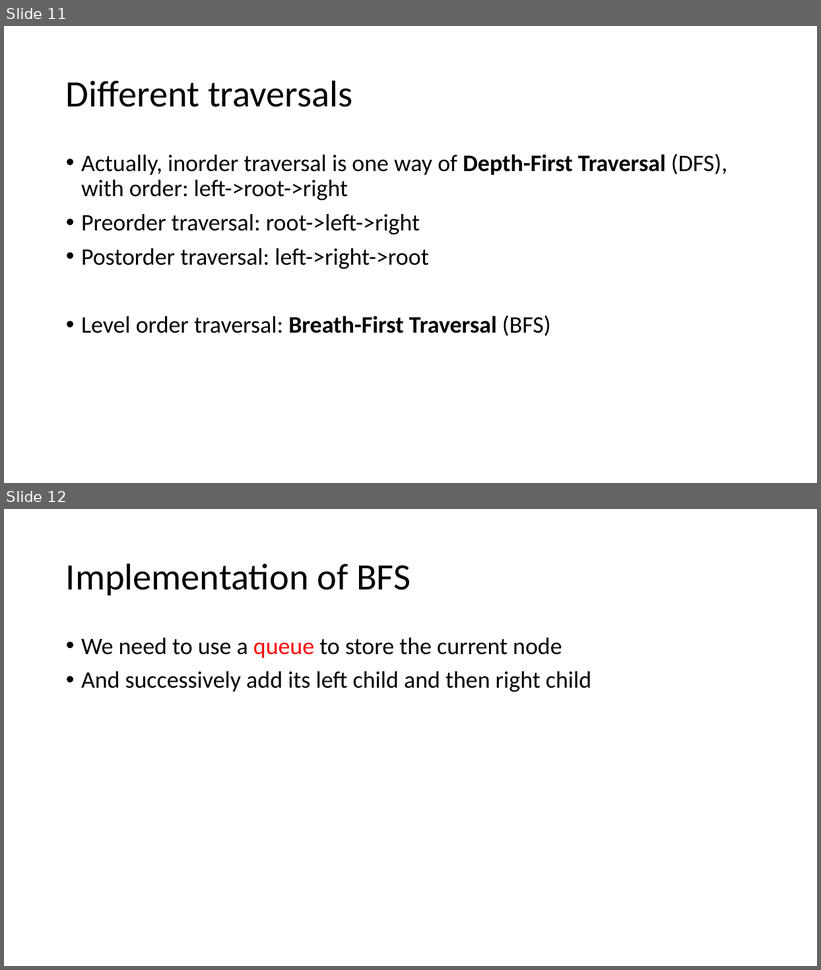
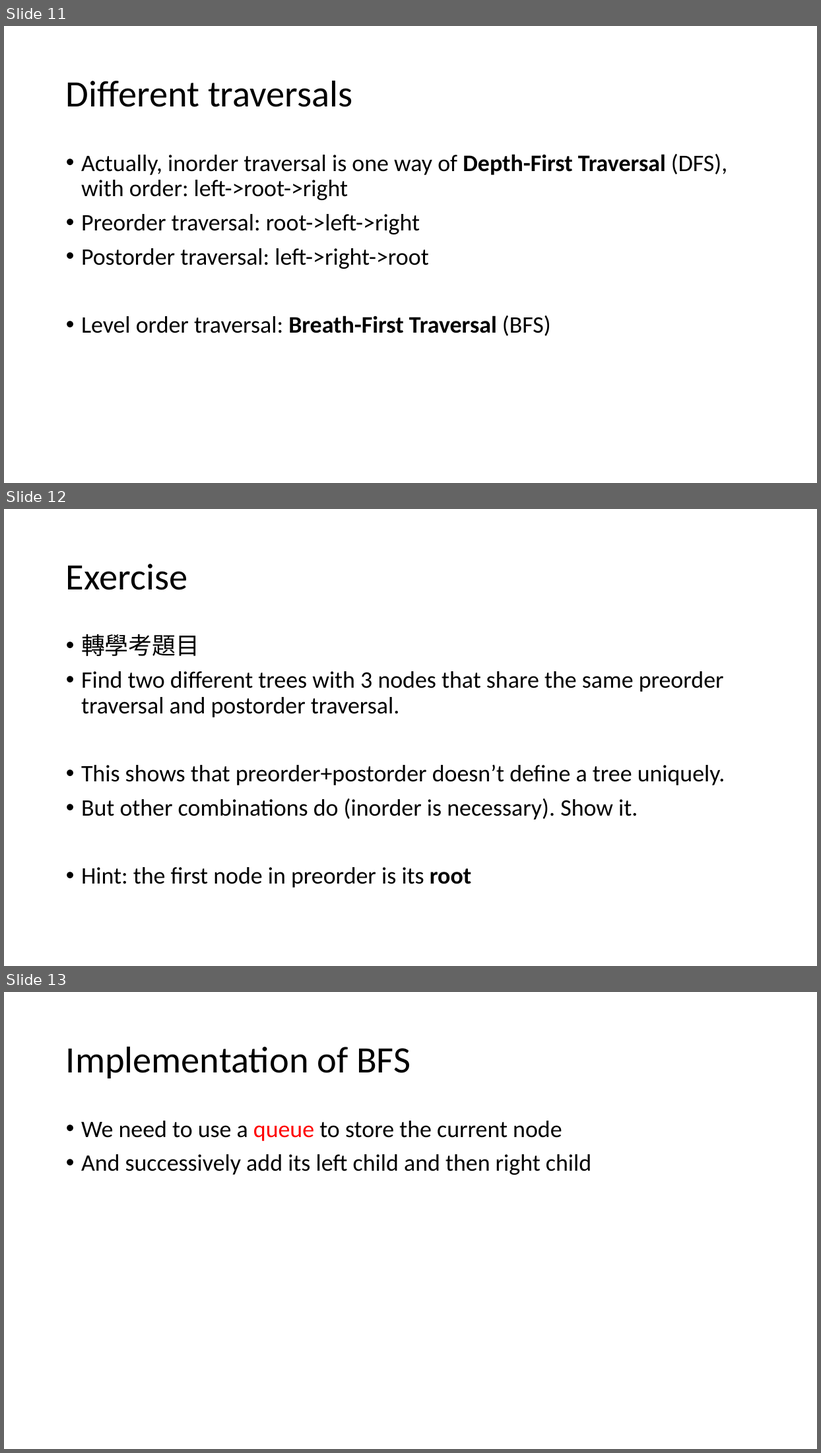
Before and after one commit to kwea123/cpp_data_algo, a slide deck: 2_Tree.pptx. Shown one above the other, each under a label of ours: slides 11 and 12 before the commit, slides 11, 12 and 13 after it. The pictures are 821x970 and 821x1453 pixels, drawn with LibreOffice and Linux fonts; fonts in the diff are those of the drawing. Boxes give left, top, right and bottom in pixels: in the first picture for what was removed or moved away, otherwise in the second. Text is boxed around its words. In the diff, an @@ line names an element or a change of style, - is before the commit and + after.

```diff
--- a/2_Tree.pptx
+++ b/2_Tree.pptx
@@ slide 12 added at [4, 509, 817, 966], background #FFFFFF @@
@@ title added at [66, 564, 187, 590], 44 pt, text #000000 @@
+Exercise
@@ text added at [81, 634, 725, 888], 28 pt, text #000000 @@
+• 轉學考題目
+• Find two different trees with 3 nodes that share the same preorder traversal and postorder traversal.
+• This shows that preorder+postorder doesn’t define a tree uniquely.
+• But other combinations do (inorder is necessary). Show it.
+• Hint: the first node in preorder is its root
@@ what was slide 12 is now slide 13 @@
```
Also in this commit, not shown: 2 slides changed, 27 other files.
